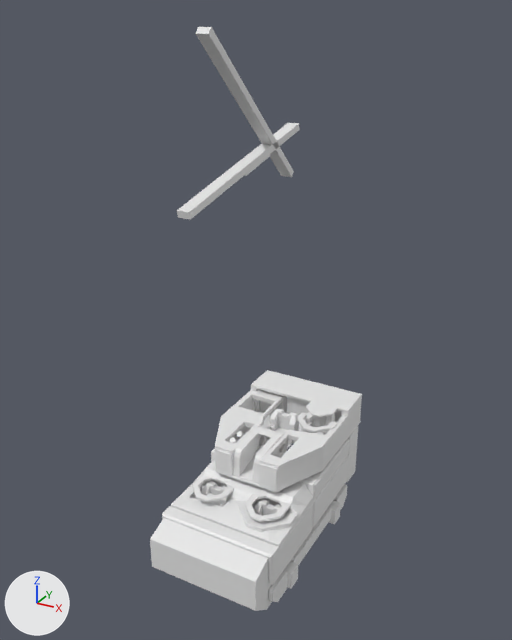
A saved change to the Blender file Assets/BlenderFiles/RobotV1/FrontKabine + FrontHuelle + Mittelkabine + Getriebeeinheit + Roboterturm/FrontKabine + FrontHuelle + Mittelkabine + Getriebeeinheit + Roboterturm_14.blend.
One viewpoint serves both versions: a 50 mm lens placed at (19.1, -36.3, 37.1), pointed at (-0.3, -1.0, 19.5). The lights are fixed; the arrows at lower left show +X, +Y and +Z.
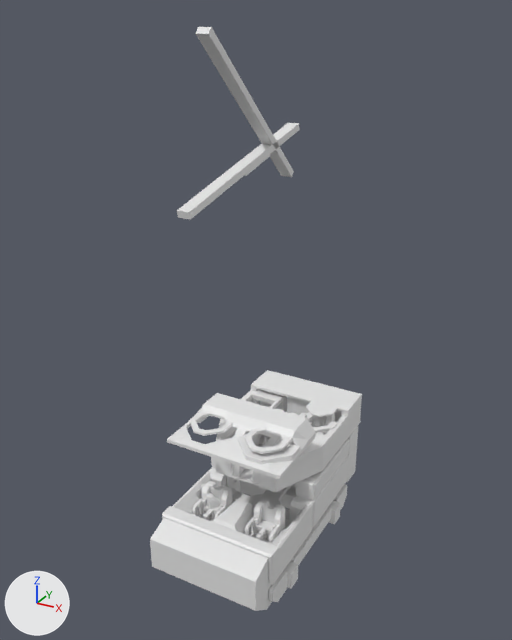
What the commit changed:
me_cube_031 is used by ob_cube_026; location (0.0, -4.0, 7.96).
me_cube_031 had 86 vertices, 103 faces and spanned x 0.0..3.96, y -1.97..2.97, z -0.68..0.58.
me_cube_031 now has 230 vertices, 203 faces and spans x -3.96..3.96, y -1.97..2.97, z -0.68..0.58.
Part 1, on me_cube_031:
17 vertices are removed from x 0.0..3.34, y -1.97..1.23, z -0.68..0.13.
53 faces are deleted.
131 vertices are added at x -3.96..3.89, y -1.97..2.97, z -0.68..0.58.
23 new vertices lie (0.0, 0.0, 0.15) away from vertices in x -3.3..3.89, y -1.57..0.93, z -0.27..0.13.
7 new vertices lie (0.0, 0.0, 0.22) away from vertices in x -3.96..-0.3, y -1.97..2.97, z -0.68..-0.44.
153 new faces join them.
Object 'Cube.026' (ob_cube_026) loses its MIRROR modifier named 'Hops_Mirror'.
Modifier setting removed (it was use_bisect_axis = (True, False, False)).
Modifier setting removed (it was use_clip = True).
Object 'Cube.026' (ob_cube_026) moves from (0.0, -4.0, 7.96) to (0.0, -4.0, 12.96).
Object 'Cube.010' (ob_cube_010) is deleted.

Boxes (x1, y1, x2, y2) around the edits, measured in the pictures (512 x 640 px):
'Cube.026', reshaped, moved, modifiers changed: before (171, 459, 313, 547); after (167, 393, 316, 479)
'Cube.010', deleted: before (238, 501, 298, 532)
part 1 of me_cube_031, built on: before (171, 472, 306, 545); after (167, 393, 309, 476)
'Cube.037', unchanged, covered by the edit: before (215, 390, 348, 470); after (216, 390, 348, 464)
'Cube.008', unchanged, covered by the edit: before (233, 426, 287, 484); after (233, 432, 287, 484)
